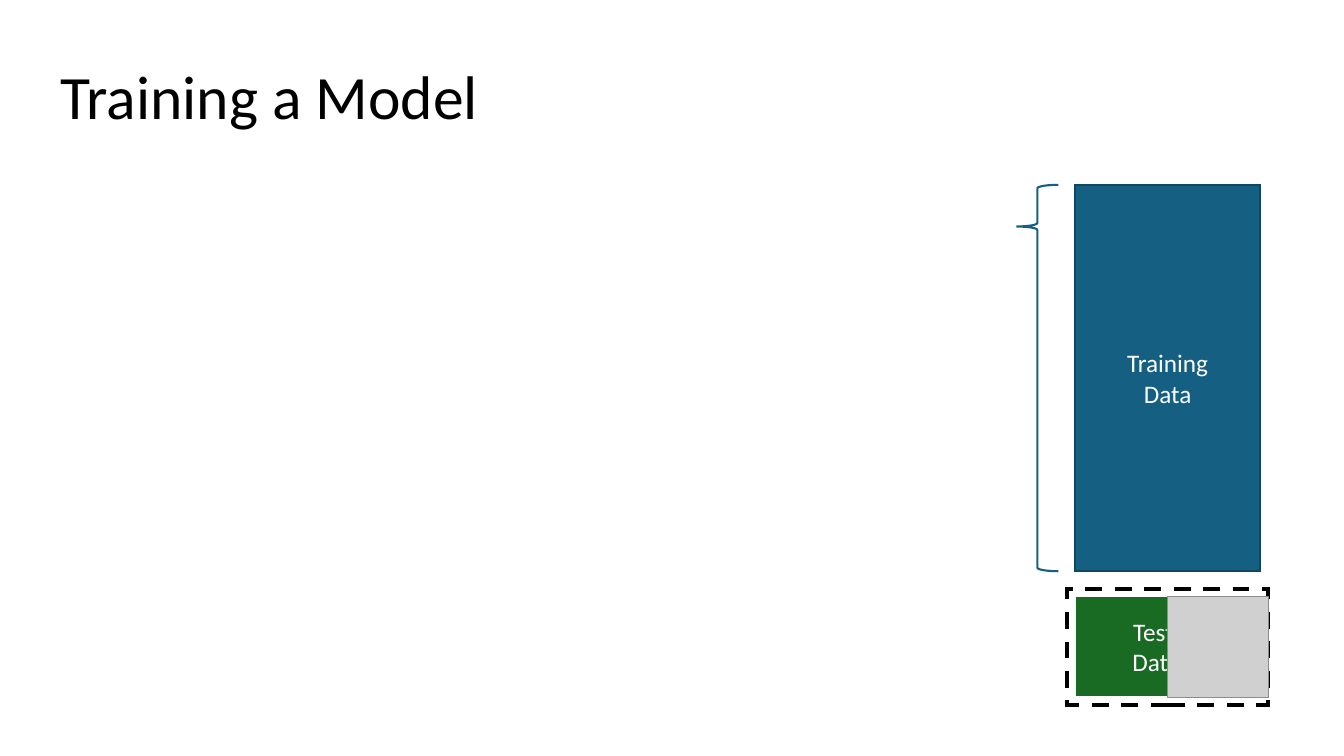
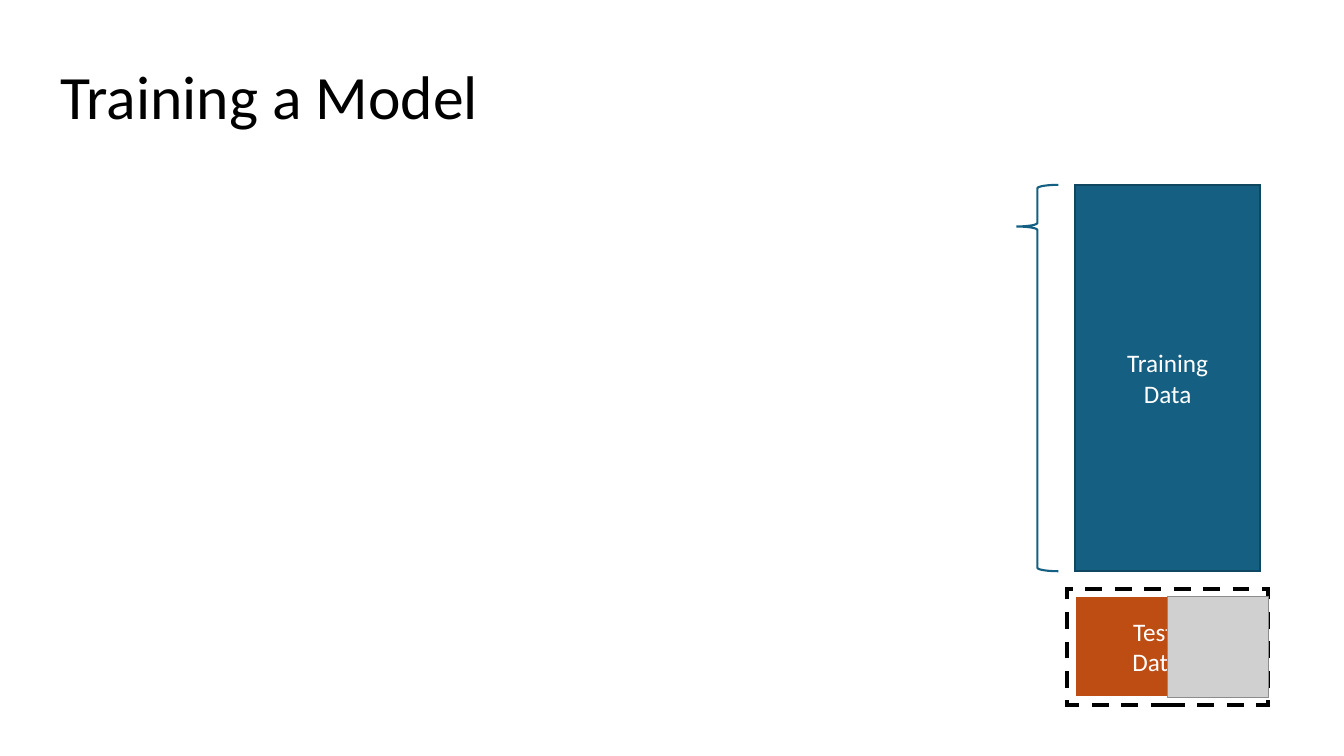
Before and after one commit to mhahsler/CS7320-AI, a slide deck: slide 20 of slides/19_ML_intro.pptx (slide 21 before the commit). Drawn at 1344x756 pixels with LibreOffice and Linux fonts; fonts in the diff are those of the drawing; grey boxes stand for pictures. Boxes give left, top, right and bottom in pixels: in the first picture for what was removed or moved away, otherwise in the second. Text is boxed around its words. In the diff, an @@ line names an element or a change of style, - is before the commit and + after.

```diff
--- a/slides/19_ML_intro.pptx
+++ b/slides/19_ML_intro.pptx
@@ rectangle "Test" at bbox=[1076, 597, 1260, 698]: fill #196B24 to #BE4D14 @@
```
Also in this commit, not shown: 5 other slides changed, 1 slide removed, 9 other files.
